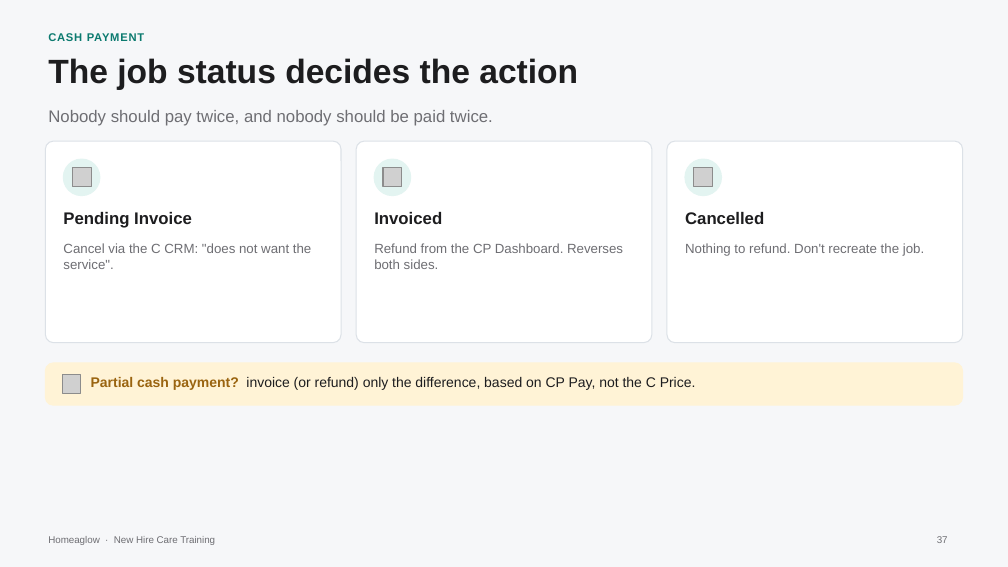
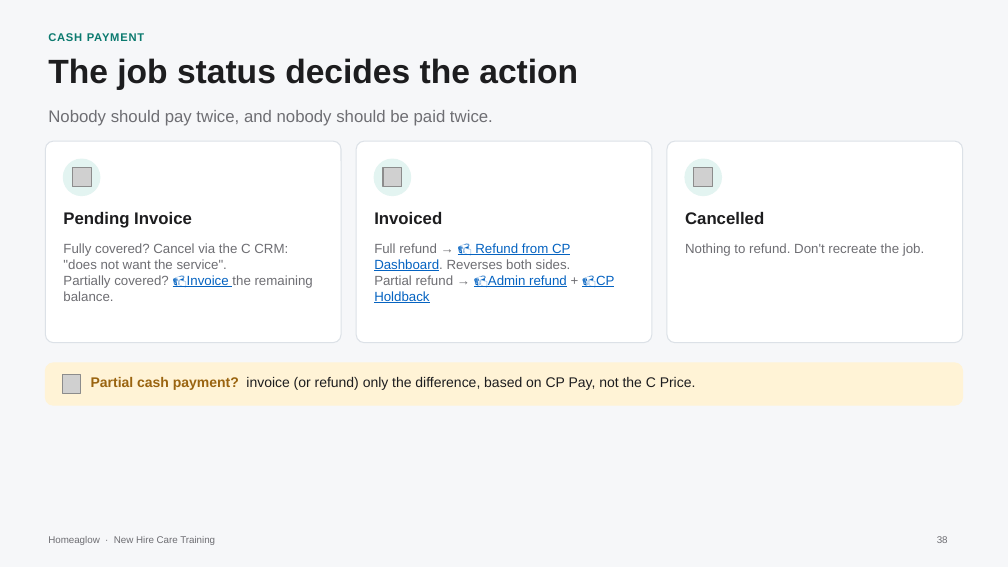
Before and after one commit to anjulimichelle/training, a slide deck: slide 38 of billing-disputes/billing-disputes-cash-payments.pptx (slide 37 before the commit). Drawn at 1008x567 pixels with LibreOffice and Linux fonts; fonts in the diff are those of the drawing; grey boxes stand for pictures. Boxes give left, top, right and bottom in pixels: in the first picture for what was removed or moved away, otherwise in the second. Text is boxed around its words. In the diff, an @@ line names an element or a change of style, - is before the commit and + after.

```diff
--- a/billing-disputes/billing-disputes-cash-payments.pptx
+++ b/billing-disputes/billing-disputes-cash-payments.pptx
@@ text at bbox=[63, 243, 313, 301]: text changed @@
-Cancel via the C CRM: "does not want the service".
+Fully covered? Cancel via the C CRM: "does not want the service".
+Partially covered? 📹Invoice the remaining balance.
@@ text at bbox=[374, 243, 614, 303]: text changed @@
-Refund from the CP Dashboard. Reverses both sides.
+Full refund → 📹 Refund from CP Dashboard. Reverses both sides.
+Partial refund → 📹Admin refund + 📹CP Holdback
@@ page number at bbox=[937, 536, 948, 543]: text changed @@
-37
+38
```
Also in this commit, not shown: 1 other slide changed, 1 other file.
